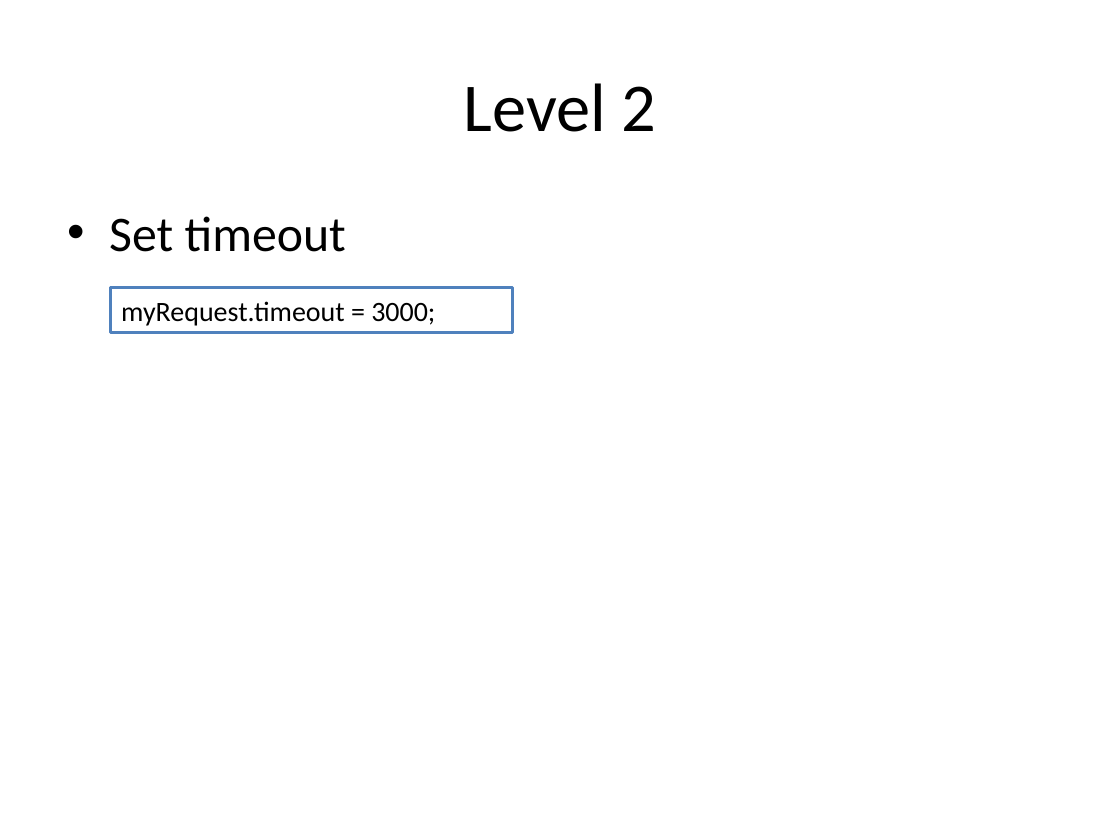
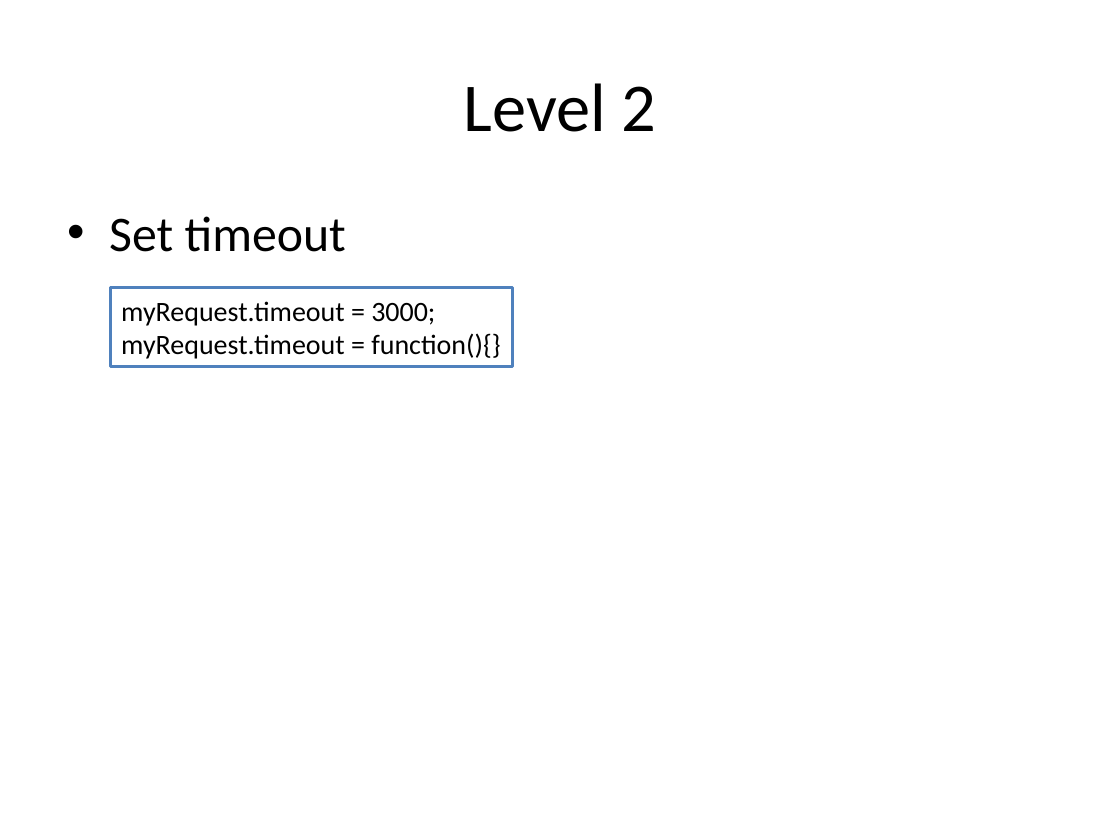
Before and after one commit to HLimit/h5_Traning, a slide deck: slide 7 of [presentation/[4]XMLHttpRequest.pptx. Drawn at 1120x840 pixels with LibreOffice and Linux fonts; fonts in the diff are those of the drawing. Boxes give left, top, right and bottom in pixels: in the first picture for what was removed or moved away, otherwise in the second. Text is boxed around its words. In the diff, an @@ line names an element or a change of style, - is before the commit and + after.

```diff
--- a/[presentation/[4]XMLHttpRequest.pptx
+++ b/[presentation/[4]XMLHttpRequest.pptx
@@ rectangle "myRequest.timeout = 3000;": place and size @@
-rectangle "myRequest.timeout = 3000;" at bbox=[110, 288, 512, 333]
+rectangle "myRequest.timeout = 3000;" at bbox=[110, 288, 512, 367]
@@ text in rectangle at bbox=[121, 333, 500, 359]: paragraph added @@
+myRequest.timeout = function(){}
```
Also in this commit, not shown: 4 other slides changed, 15 other files.
